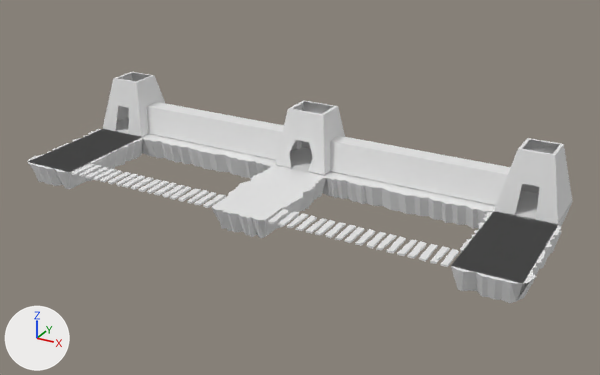
One commit to the Blender file blender_unfinished/level_A.blend: the scene before it, then after it.
Camera for both pictures: a 50 mm lens placed at (13.02, -20.62, 11.17), pointed at (0.63, 1.91, -0.1). Lighting does not change. The marker at lower left points along +X, +Y and +Z.
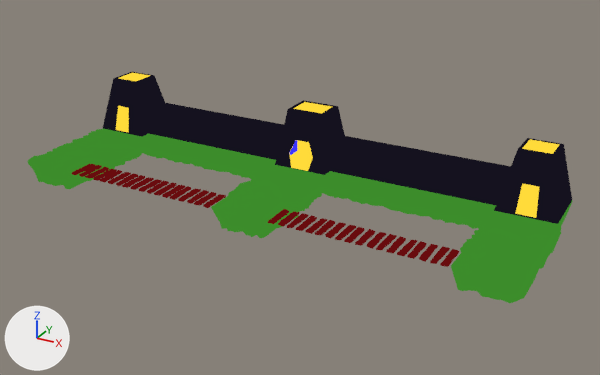
Where the change shows, as pixel boxes [x1, y1, x2, y2] in the pictures (600 x 375 px):
'Bunker', recoloured (white to black): [103, 72, 572, 224] in both
'Bunker.001', added (yellow): after [116, 73, 559, 218]
'Plane.014', recoloured (white to red): [93, 169, 426, 259] in both
'Plane.017', recoloured (white to red): [72, 164, 459, 267] in both
'Plane.006', recoloured (white to red): [154, 183, 346, 238] in both
'Plane.015', recoloured (white to red): [85, 167, 438, 262] in both
'Plane.012', recoloured (white to red): [108, 172, 406, 253] in both
'Plane.003', recoloured (white to red): [178, 189, 317, 231] in both
'Plane.010', recoloured (white to red): [122, 175, 386, 249] in both
'Plane', recoloured (white to red): [203, 194, 289, 224] in both
'Plane.008', recoloured (white to red): [139, 179, 364, 243] in both
'Plane.009', recoloured (white to red): [131, 177, 375, 246] in both
'Plane.005', recoloured (white to red): [162, 185, 335, 236] in both
'Plane.001', recoloured (white to red): [194, 192, 299, 227] in both
'Plane.011', recoloured (white to red): [116, 173, 397, 250] in both
'Plane.016', recoloured (white to red): [79, 165, 450, 264] in both
'Plane.013', recoloured (white to red): [100, 170, 417, 256] in both
'Plane.004', recoloured (white to red): [170, 186, 327, 234] in both
'Plane.002', recoloured (white to red): [187, 190, 309, 228] in both
'Plane.007', recoloured (white to red): [147, 181, 356, 240] in both
part 1 of me_plane, cut back: [228, 181, 303, 220] in both
part 2 of me_plane, recoloured (white to green): [27, 129, 573, 303] in both

Edits to the bpy script that builds the scene:
```text
Add mat_floor1:
    mat_floor1 = emission_material('Floor1')
    mat_floor1.base_color = (0.0458, 0.264, 0.0238)  # green #3c8c2b
Change me_plane_009:
    where me_plane_009.from_pydata(...)  # 20 vertices, 18 faces; spans x -0.105..0.113, y -0.501..0.502, z -0.064..0.0
    add me_plane_009.materials.append(mat_stone_plancks)  # dark red #690c0e
Change me_plane_010:
    where me_plane_010.from_pydata(...)  # 20 vertices, 18 faces; spans x -0.105..0.113, y -0.501..0.502, z -0.064..0.0
    add me_plane_010.materials.append(mat_stone_plancks)  # dark red #690c0e
Change me_plane_011:
    where me_plane_011.from_pydata(...)  # 20 vertices, 18 faces; spans x -0.105..0.11, y -0.501..0.514, z -0.064..0.0
    add me_plane_011.materials.append(mat_stone_plancks)  # dark red #690c0e
Change me_plane_012:
    where me_plane_012.from_pydata(...)  # 20 vertices, 18 faces; spans x -0.105..0.113, y -0.501..0.502, z -0.064..0.0
    add me_plane_012.materials.append(mat_stone_plancks)  # dark red #690c0e
Change me_plane_013:
    where me_plane_013.from_pydata(...)  # 20 vertices, 18 faces; spans x -0.105..0.11, y -0.501..0.514, z -0.064..0.0
    add me_plane_013.materials.append(mat_stone_plancks)  # dark red #690c0e
Change me_plane_014:
    where me_plane_014.from_pydata(...)  # 20 vertices, 18 faces; spans x -0.105..0.113, y -0.501..0.502, z -0.064..0.0
    add me_plane_014.materials.append(mat_stone_plancks)  # dark red #690c0e
Change me_plane_015:
    where me_plane_015.from_pydata(...)  # 20 vertices, 18 faces; spans x -0.105..0.113, y -0.501..0.502, z -0.064..0.0
    add me_plane_015.materials.append(mat_stone_plancks)  # dark red #690c0e
Change me_plane_016:
    where me_plane_016.from_pydata(...)  # 20 vertices, 18 faces; spans x -0.105..0.11, y -0.501..0.514, z -0.064..0.0
    add me_plane_016.materials.append(mat_stone_plancks)  # dark red #690c0e
Change me_plane_017:
    where me_plane_017.from_pydata(...)  # 20 vertices, 18 faces; spans x -0.105..0.113, y -0.501..0.502, z -0.064..0.0
    add me_plane_017.materials.append(mat_stone_plancks)  # dark red #690c0e
Change me_plane_001:
    where me_plane_001.from_pydata(...)  # 20 vertices, 18 faces; spans x -0.105..0.113, y -0.501..0.502, z -0.064..0.0
    add me_plane_001.materials.append(mat_stone_plancks)  # dark red #690c0e
Change me_plane_002:
    where me_plane_002.from_pydata(...)  # 20 vertices, 18 faces; spans x -0.105..0.113, y -0.501..0.502, z -0.064..0.0
    add me_plane_002.materials.append(mat_stone_plancks)  # dark red #690c0e
Change me_plane_003:
    where me_plane_003.from_pydata(...)  # 20 vertices, 18 faces; spans x -0.105..0.11, y -0.501..0.514, z -0.064..0.0
    add me_plane_003.materials.append(mat_stone_plancks)  # dark red #690c0e
Change me_plane_004:
    where me_plane_004.from_pydata(...)  # 20 vertices, 18 faces; spans x -0.105..0.113, y -0.501..0.502, z -0.064..0.0
    add me_plane_004.materials.append(mat_stone_plancks)  # dark red #690c0e
Change me_plane_005:
    where me_plane_005.from_pydata(...)  # 20 vertices, 18 faces; spans x -0.105..0.11, y -0.501..0.514, z -0.064..0.0
    add me_plane_005.materials.append(mat_stone_plancks)  # dark red #690c0e
Change me_plane_006:
    where me_plane_006.from_pydata(...)  # 20 vertices, 18 faces; spans x -0.105..0.113, y -0.501..0.502, z -0.064..0.0
    add me_plane_006.materials.append(mat_stone_plancks)  # dark red #690c0e
Change me_plane_007:
    where me_plane_007.from_pydata(...)  # 20 vertices, 18 faces; spans x -0.105..0.113, y -0.501..0.502, z -0.064..0.0
    add me_plane_007.materials.append(mat_stone_plancks)  # dark red #690c0e
Change me_plane_008:
    where me_plane_008.from_pydata(...)  # 20 vertices, 18 faces; spans x -0.105..0.11, y -0.501..0.514, z -0.064..0.0
    add me_plane_008.materials.append(mat_stone_plancks)  # dark red #690c0e
Change me_plane_018:
    where me_plane_018.from_pydata(...)  # 20 vertices, 18 faces; spans x -0.105..0.113, y -0.501..0.502, z -0.064..0.0
    add me_plane_018.materials.append(mat_stone_plancks)  # dark red #690c0e
Change me_plane:
    remove me_plane.from_pydata(...)  # 286 vertices, 205 faces, 34 loose edges; spans x 0.0..9.16, y -1.15..5.0, z -0.76..0.0
    add me_plane.from_pydata(...)  # 283 vertices, 205 faces, 31 loose edges; spans x 0.0..9.16, y -1.15..5.0, z -0.76..0.0
    me_plane part 1
    3 vertices are removed from x 0.96..1.15, y 0.82..1.05, z -0.76..0.0
    4 faces are deleted
    3 loose edges are deleted
    4 new faces join them
    me_plane part 2: 201 faces spanning x 0.0..9.16, y -1.15..5.0, z -0.76..0.0 switch from mat_floor (white #e7e7e7) to mat_floor1 (green #3c8c2b)
Change me_cube:
    where me_cube.from_pydata(...)  # 98 vertices, 84 faces, 3 loose edges; spans x 0.0..8.92, y -1.02..1.03, z -1.03..1.05
    add me_cube.materials.append(mat_wall_exterior)  # black #15121f
Add ob_bunker_001:
    ob_bunker_001 = bpy.data.objects.new('Bunker.001', me_cube_001)  # 115 vertices, 97 faces, 2 loose edges; spans x 0.0..9.23, y -1.04..1.05, z -1.07..1.09; in mat_wall_interior (yellow #ffdb3a), mat_corridor (blue #3c33ff); modifiers MIRROR
    ob_bunker_001.location = (0.0, 3.97, 1.02)
    ob_bunker_001.scale = (0.964, 0.925, 0.925)
```
